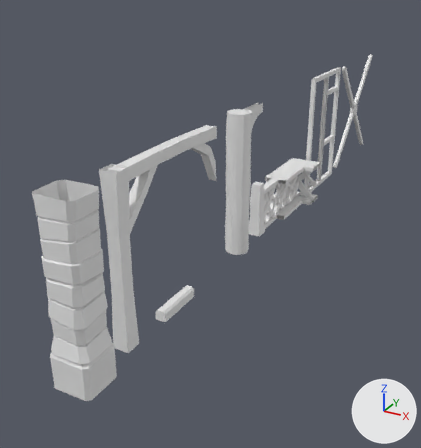
A saved change to the FBX model Assets/Art/Models/Environment/Architecture/Support Beams & Pillars.fbx.
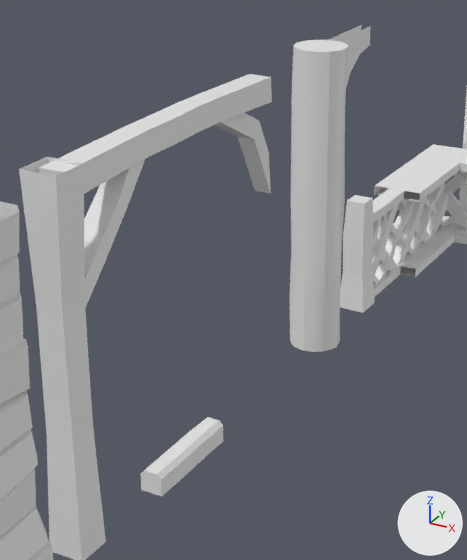
Each version appears first whole from a 50 mm camera at (-14.03, -7.22, 5.58) aimed at (-20.08, 3.79, 0.07), and next in a close-up on the part from 21% to 73% of the width and 20% to 79% of the height. Arrows for +X, +Y and +Z are at lower right; the lights stay in place. Materials are left out; every surface is plain grey. Where no turn or scale is listed for an object, it has been applied to the vertices. Vertices at the same position are counted once.

In view in the first close-up: 'Banister', 'BanisterPole', 'BanisterWide', 'BanisterWideCorner', 'FloorDivider', 'PillarStone', 'PillarWood', 'PillarWoodArch', 'SupportBeamAttachmentArched', 'SupportBeamAttachmentStraight', 'SupportBeamHorizontal', 'SupportBeamVertical'.
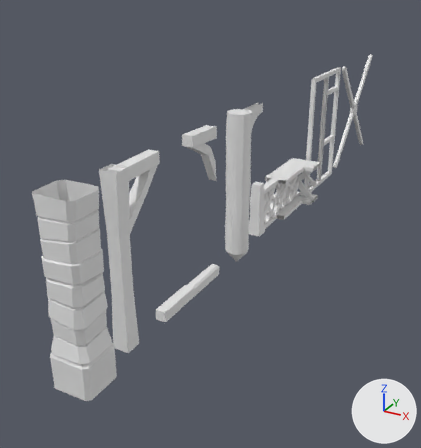
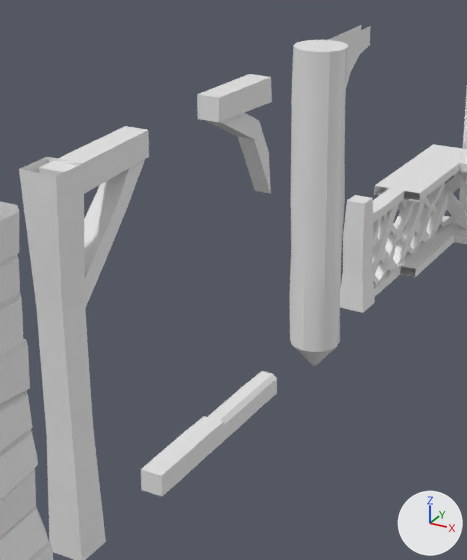
The change, as a list of edits to the scene's bpy script:
```text
Change me_supportbeamhorizontal:
    where me_supportbeamhorizontal.from_pydata(...)  # 16 vertices, 14 faces; spans x -0.107..0.1, y -0.5..0.5, z 2.797..3.003
    used by ob_supportbeamhorizontal; location = (-19.0, 0.5, 0.0)
    me_supportbeamhorizontal part 1: the whole mesh is moved by (0.003, 0.0, -2.9)
Change ob_floordivider:
    ob_floordivider.location: (-19.0, 0.5, 0.0) -> (-19.0, 1.5, 0.0)
```

Changed parts and their boxes (x1, y1, x2, y2) in the close-ups (467 x 560 px):
'SupportBeamHorizontal', mesh moved: before (126, 94, 219, 156); after (141, 416, 224, 496)
'FloorDivider', moved: before (141, 417, 223, 496); after (208, 371, 277, 440)
